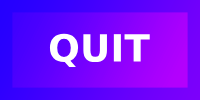
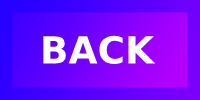
The second w=200, h=100 image is a revision of the first. Changes to its layers:
renamed "QUIT" to "BACK", painted on it over left=43, top=33, right=156, bottom=67
